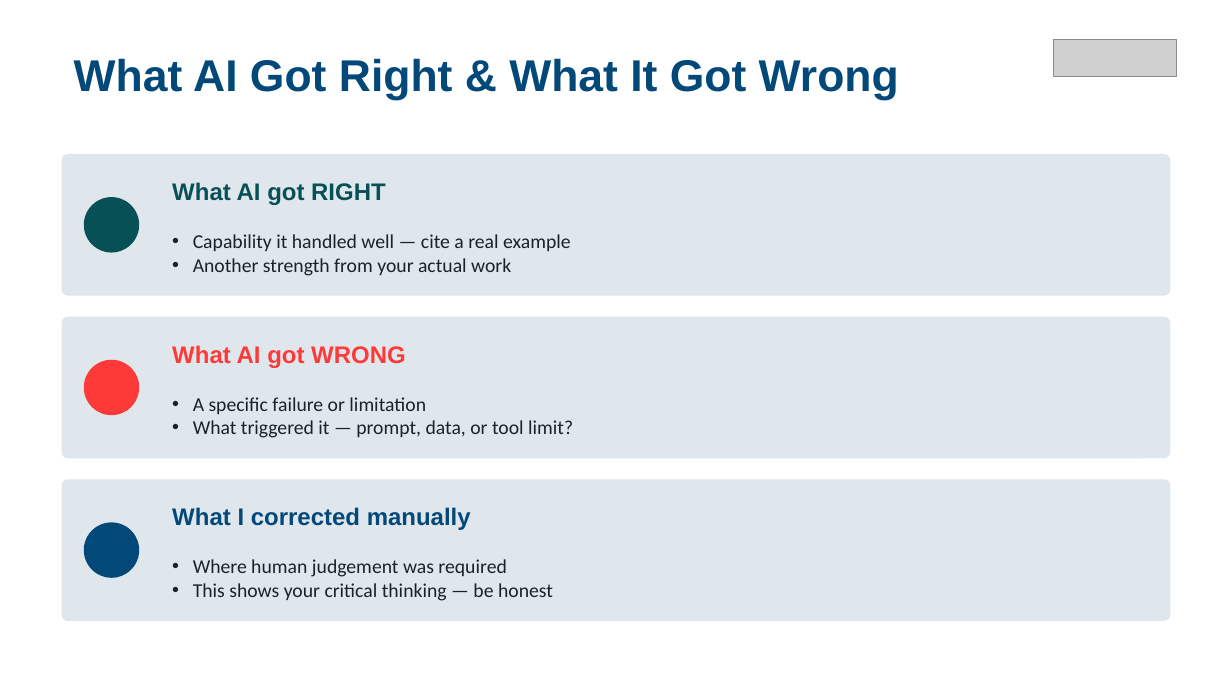
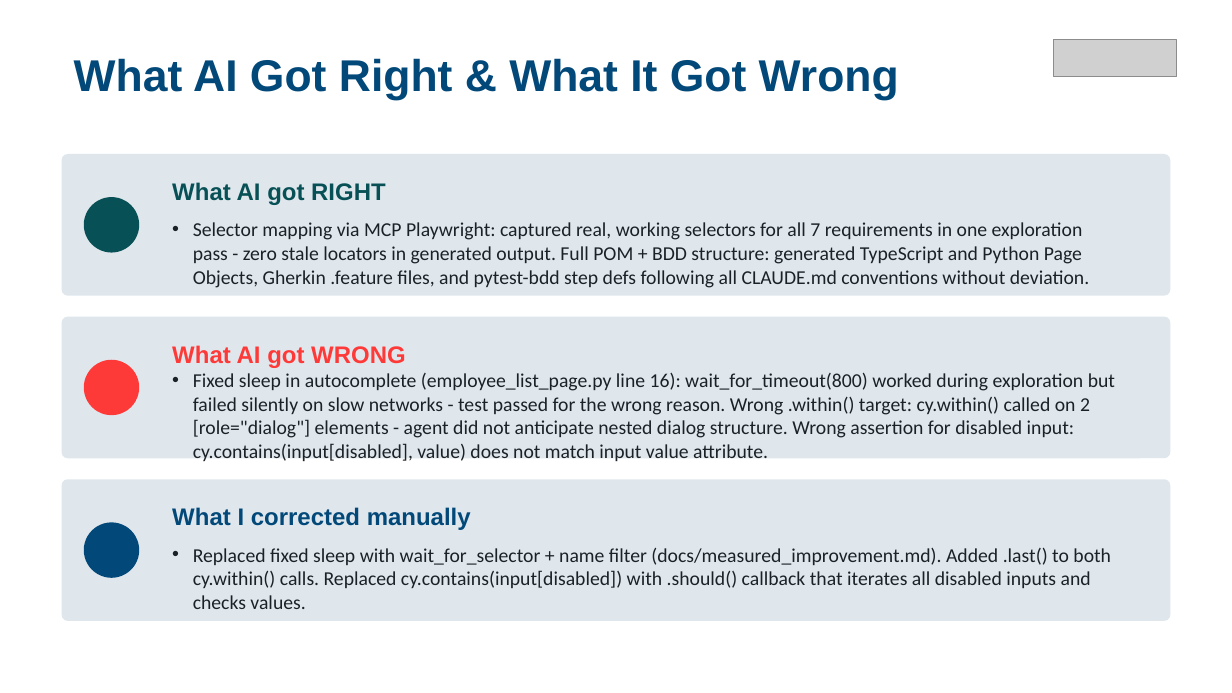
Before and after one commit to ajulian35/migration-cypress-to-playwright, a slide deck: slide 8 of docs/AI_Capstone_Template_L1 op 4.pptx. Drawn at 1232x693 pixels with LibreOffice and Linux fonts; fonts in the diff are those of the drawing; grey boxes stand for pictures. Boxes give left, top, right and bottom in pixels: in the first picture for what was removed or moved away, otherwise in the second. Text is boxed around its words. In the diff, an @@ line names an element or a change of style, - is before the commit and + after.

```diff
--- a/docs/AI_Capstone_Template_L1 op 4.pptx
+++ b/docs/AI_Capstone_Template_L1 op 4.pptx
@@ text at (193, 222, 1089, 288): text changed @@
-• Capability it handled well — cite a real example
-• Another strength from your actual work
+• Selector mapping via MCP Playwright: captured real, working selectors for all 7 requirements in one exploration pass - zero stale locators in generated output. Full POM + BDD structure: generated TypeScript and Python Page Objects, Gherkin .feature files, and pytest-bdd step defs following all CLAUDE.md conventions without deviation.
@@ text at (193, 373, 1115, 461): text changed @@
-• A specific failure or limitation
-• What triggered it — prompt, data, or tool limit?
+• Fixed sleep in autocomplete (employee_list_page.py line 16): wait_for_timeout(800) worked during exploration but failed silently on slow networks - test passed for the wrong reason. Wrong .within() target: cy.within() called on 2 [role="dialog"] elements - agent did not anticipate nested dialog structure. Wrong assertion for disabled input: cy.contains(input[disabled], value) does not match input value attribute.
@@ text at (193, 548, 1111, 609): text changed @@
-• Where human judgement was required
-• This shows your critical thinking — be honest
+• Replaced fixed sleep with wait_for_selector + name filter (docs/measured_improvement.md). Added .last() to both cy.within() calls. Replaced cy.contains(input[disabled]) with .should() callback that iterates all disabled inputs and checks values.
```
Also in this commit, not shown: 9 other slides changed.
